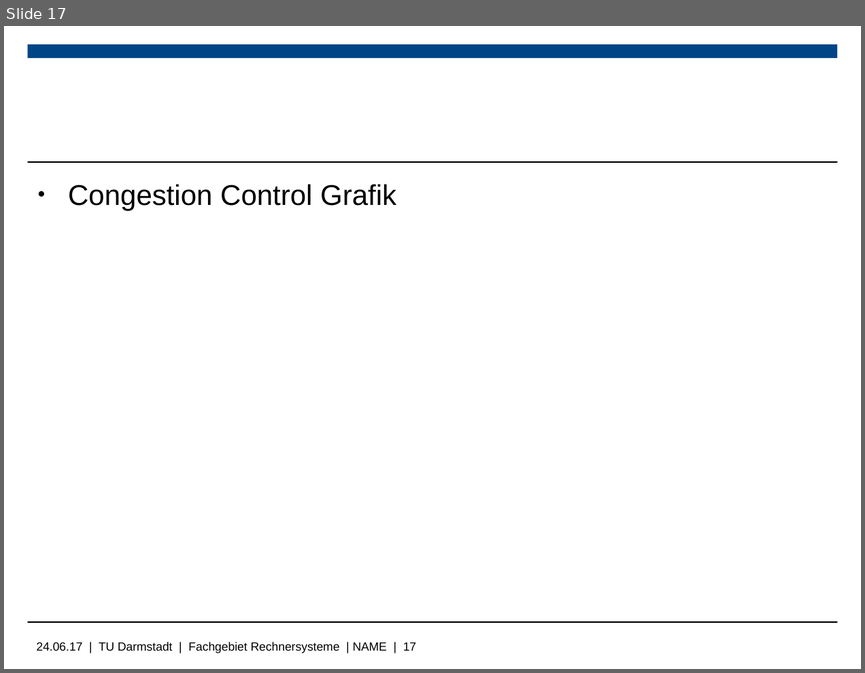
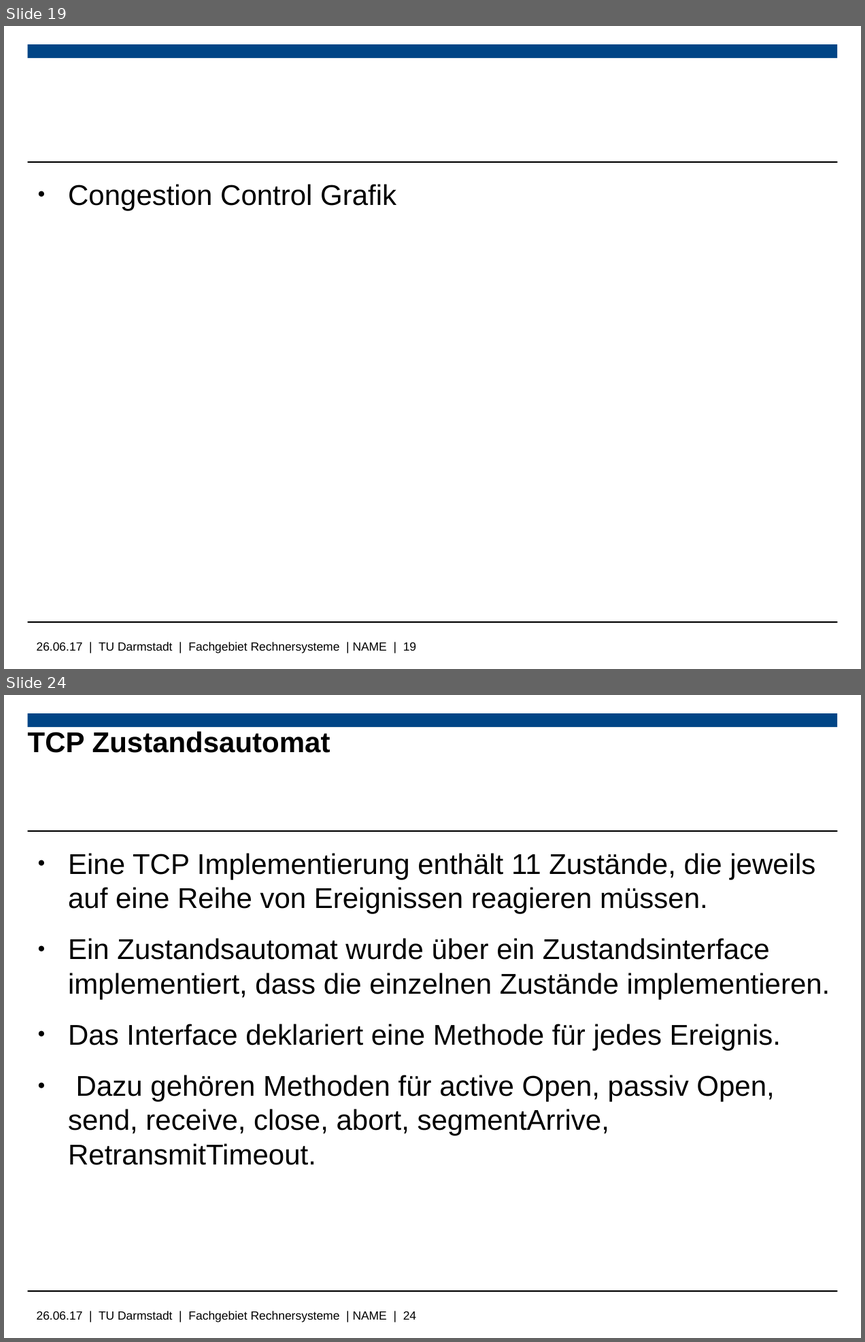
Before and after one commit to Wiero/Bachelorarbeit, a slide deck: Bachelorpräsenation.odp. Shown one above the other, each under a label of ours: slide 17 before the commit, slides 19 and 24 after it; the slides between them are not shown. The pictures are 865x673 and 865x1342 pixels, drawn with LibreOffice and Linux fonts; fonts in the diff are those of the drawing; background and template pictures are left out. Boxes give left, top, right and bottom in pixels: in the first picture for what was removed or moved away, otherwise in the second. Text is boxed around its words. In the diff, an @@ line names an element or a change of style, - is before the commit and + after.

```diff
--- a/Bachelorpräsenation.odp
+++ b/Bachelorpräsenation.odp
@@ slide 24 added at <box>4,695,861,1338</box>, background #FFFFFF; not listed: 4 template elements that a slide beside it also shows @@
@@ title added at <box>28,731,330,753</box>, 24 pt, text #000000, bold @@
+TCP Zustandsautomat
@@ text added at <box>68,853,830,1165</box>, 24 pt, text #000000 @@
+● Eine TCP Implementierung enthält 11 Zustände, die jeweils auf eine Reihe von Ereignissen reagieren müssen.
+● Ein Zustandsautomat wurde über ein Zustandsinterface implementiert, dass die einzelnen Zustände implementieren.
+● Das Interface deklariert eine Methode für jedes Ereignis.
+● Dazu gehören Methoden für active Open, passiv Open, send, receive, close, abort, segmentArrive, RetransmitTimeout.
@@ what was slide 17 is now slide 19 @@
@@ text at <box>37,641,416,653</box>: text changed @@
-24.06.17 | TU Darmstadt | Fachgebiet Rechnersysteme | NAME | 17
+26.06.17 | TU Darmstadt | Fachgebiet Rechnersysteme | NAME | 19
```
Also in this commit, not shown: 5 slides changed, 12 other slides added, 3 slides removed, 12 other files.
